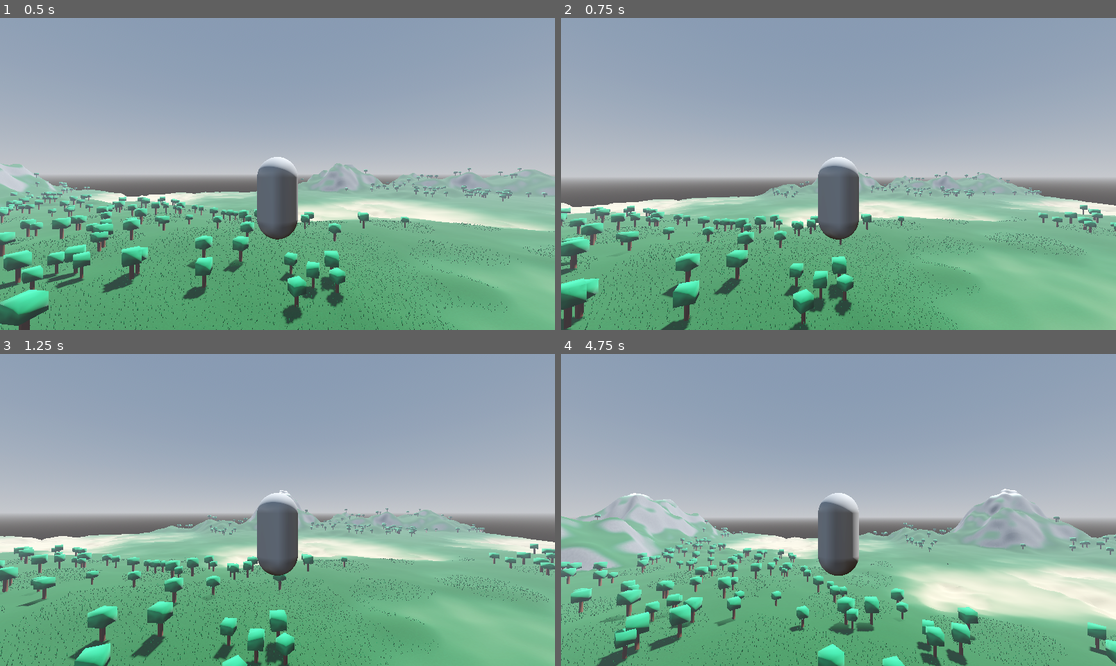
Above: before the commit, frames 1-4 (two rows, left to right).
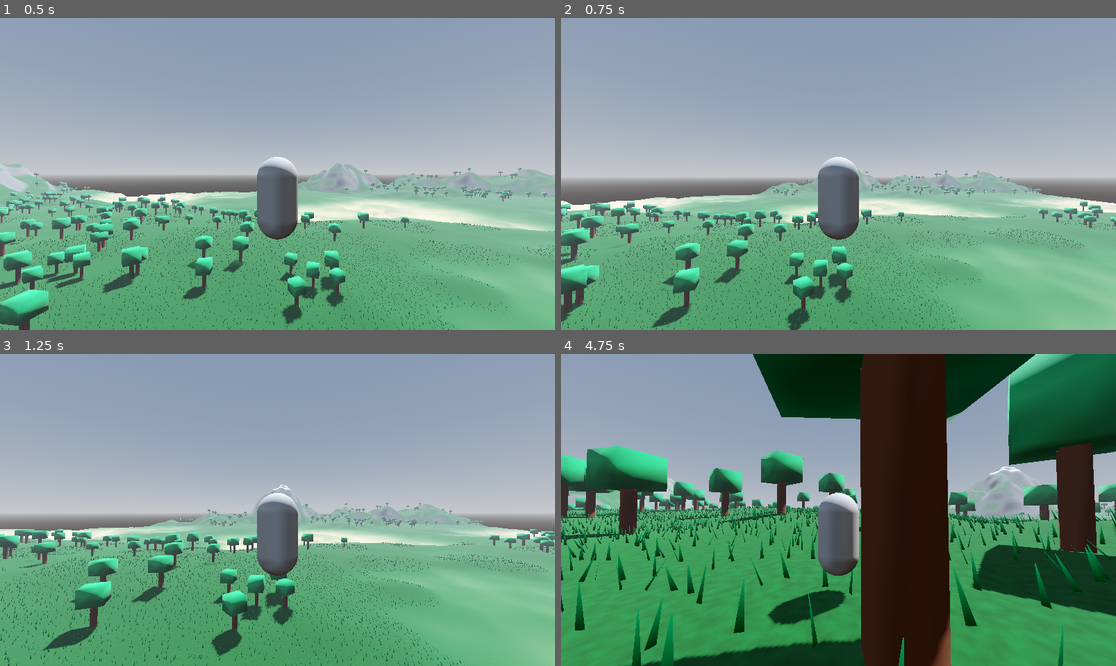
Above: after the commit, the same moments.

Repository: sachetan-inchal/SublimeGreens
Game: Godot game, scene res://Main.tscn
Two runs of this game, one before a commit and one after it. Both use one fixed random seed, a clock stepped at 60 frames per second and the inputs below.
Inputs (mouse positions are in pixels of both pictures, inside the frame that each line leads up to):
- Up to frame 1 (0.5 s): no input
- Up to frame 2 (0.75 s): tap Enter (ui_accept) at 0.5 s; move the mouse to (866, 174) at 0.52 s; hold W from 0.53 s (still down); hold Shift from 0.53 s (still down)
- Up to frame 3 (1.25 s): keep holding W; keep holding Shift; tap Enter (ui_accept) at 0.77, 0.8, 1.07 s
- Up to frame 4 (4.75 s): keep holding W; move the mouse to (810, 510) at 1.27 s; release Shift at 1.28 s; tap Enter (ui_accept) at 1.35, 1.52, 1.82, 2.3, 3.02, 3.32, 4.52 s; tap Shift at 1.55, 2.85, 4.35 s; move the mouse to (849, 503) at 2.02 s; hold Shift 2.03-2.78 s; move the mouse to (832, 516) at 2.77 s; move the mouse to (877, 513) at 3.52 s; hold Enter (ui_accept) 3.53-4.28 s; move the mouse to (794, 506) at 4.27 s

Frame 1 is identical in both runs. In frame 2, 12% of the frame differs, in the area x 0-100%, y 48-100%; in frame 3, 18%; in frame 4, 76%, in the area x 0-100%, y 0-100%.

Commit message:
Added ssound

Diff:
--- a/Player.gd
+++ b/Player.gd
@@ -1,8 +1,9 @@
 extends CharacterBody3D
 
 const SPEED = 10.0
-const JUMP_VELOCITY = 5
+const JUMP_VELOCITY = 5.0
 @onready var pivot: Node3D = $Node3D
+@onready var footstep_player: AudioStreamPlayer3D = $FootstepPlayer
 @export var sensitivity = 0.25
 var is_mouse_input_enabled = true
 
@@ -15,9 +16,8 @@
 		pivot.rotate_x(deg_to_rad(-event.relative.y * sensitivity))
 		pivot.rotation.x = clamp(pivot.rotation.x, deg_to_rad(-90), deg_to_rad(45))
 
-
 func _physics_process(delta: float) -> void:
-	if Input.is_action_pressed("ui_accept"):
+	if Input.is_action_pressed("ui_accept") and is_on_floor():
 		velocity.y = JUMP_VELOCITY
 
 	var direction = Vector3.ZERO
@@ -36,10 +36,34 @@
 	velocity.x = direction.x * SPEED
 	velocity.z = direction.z * SPEED
 
-	if Input.is_key_pressed(KEY_SHIFT):
+	var is_sprinting = Input.is_key_pressed(KEY_SHIFT)
+	if is_sprinting:
 		velocity.x *= 2
 		velocity.z *= 2
 
 	velocity.y -= 9.8 * delta * 2
 
 	move_and_slide()
+
+	_handle_movement_audio(direction, is_sprinting)
+
+func _handle_movement_audio(direction: Vector3, is_sprinting: bool) -> void:
+	if not footstep_player:
+		return
+
+	# Only play footsteps when actively moving along the ground
+	var is_moving = direction.length_squared() > 0.001 and is_on_floor()
+
+	if is_moving:
+		# Pitch scale: normal walk = 1.0, sprint = 1.35 (faster pace)
+		footstep_player.pitch_scale = 1.35 if is_sprinting else 1.0
+
+		# Resume if paused or start playing if stopped, without resetting position
+		if footstep_player.stream_paused:
+			footstep_player.stream_paused = false
+		elif not footstep_player.playing:
+			footstep_player.play()
+	else:
+		# Pause playback so it stops instantly and resumes seamlessly from where it left off
+		if footstep_player.playing and not footstep_player.stream_paused:
+			footstep_player.stream_paused = true
--- a/Player.tscn
+++ b/Player.tscn
@@ -1,6 +1,7 @@
-[gd_scene load_steps=4 format=3 uid="uid://dop3i0ors6kmm"]
+[gd_scene load_steps=5 format=3 uid="uid://dop3i0ors6kmm"]
 
 [ext_resource type="Script" uid="uid://n3237uww7thk" path="res://Player.gd" id="1_xhfnw"]
+[ext_resource type="AudioStream" uid="uid://b5xevfqym610p" path="res://assets/freesound_community-footsteps-75638.mp3" id="2_footsteps"]
 
 [sub_resource type="CapsuleShape3D" id="CapsuleShape3D_sh265"]
 
@@ -23,3 +24,6 @@
 
 [node name="Camera3D" type="Camera3D" parent="Node3D/SpringArm3D"]
 transform = Transform3D(1, 0, 0, 0, 1, 0, 0, 0, 1, 0, 0, 4.79572)
+
+[node name="FootstepPlayer" type="AudioStreamPlayer3D" parent="."]
+stream = ExtResource("2_footsteps")
